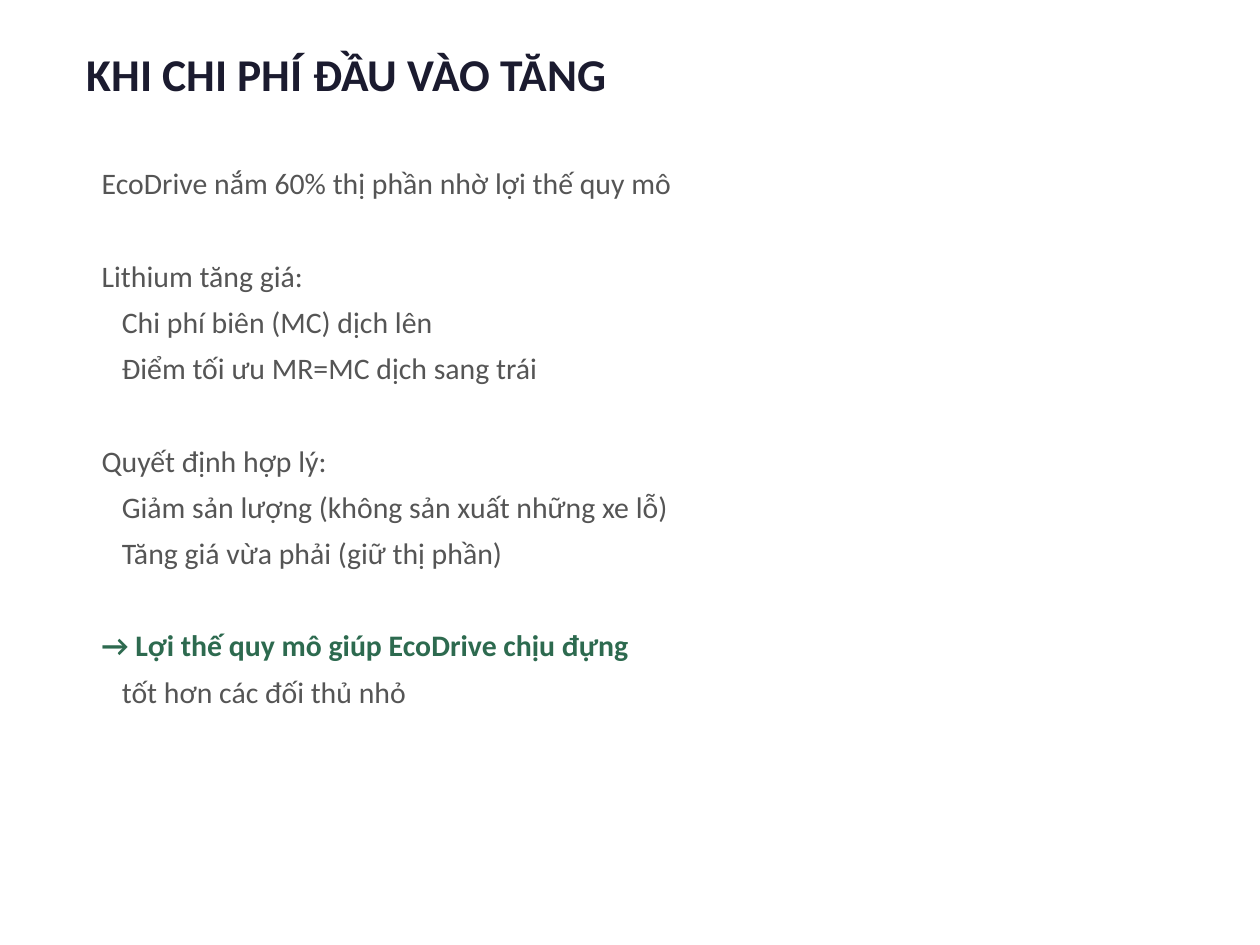
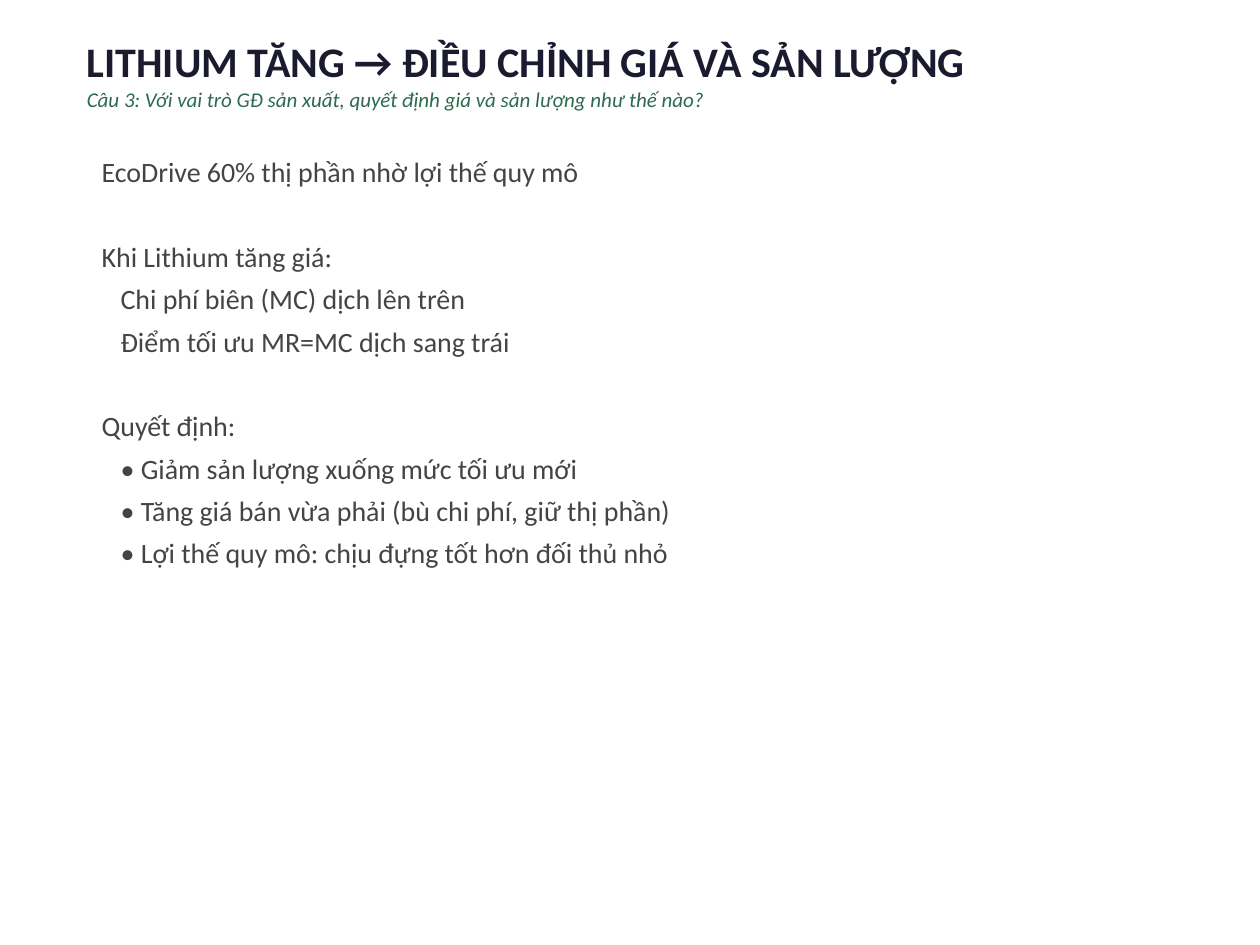
Before and after one commit to nhandanhhuynh/MBA-Knowledge-Vault, a slide deck: slide 11 of 01_Courses/01_Active/00_BSKT/00_Kinh Te Vi Mo/07_AI-Workspace/Outputs/Xe-dien-Alpha-Trinh-bay.pptx. Drawn at 1260x945 pixels with LibreOffice and Linux fonts; fonts in the diff are those of the drawing. Boxes give left, top, right and bottom in pixels: in the first picture for what was removed or moved away, otherwise in the second. Text is boxed around its words. In the diff, an @@ line names an element or a change of style, - is before the commit and + after.

```diff
--- a/01_Courses/01_Active/00_BSKT/00_Kinh Te Vi Mo/07_AI-Workspace/Outputs/Xe-dien-Alpha-Trinh-bay.pptx
+++ b/01_Courses/01_Active/00_BSKT/00_Kinh Te Vi Mo/07_AI-Workspace/Outputs/Xe-dien-Alpha-Trinh-bay.pptx
@@ text at [87,43,964,111]: text changed; size 26 to 12 pt; text colour #1B1B2F to #2D6A4F; bold off; italic on @@
-KHI CHI PHÍ ĐẦU VÀO TĂNG
+LITHIUM TĂNG → ĐIỀU CHỈNH GIÁ VÀ SẢN LƯỢNG
+Câu 3: Với vai trò GĐ sản xuất, quyết định giá và sản lượng như thế nào?
@@ text "EcoDrive 60% thị phần nhờ ...": place and size @@
-text "EcoDrive 60% thị phần nhờ ..." at [102,170,670,703]
+text "EcoDrive 60% thị phần nhờ ..." at [102,161,670,568]
@@ text at [102,161,578,314]: text changed; size 17 to 16 pt; text colour #555555 to #444444 @@
-EcoDrive nắm 60% thị phần nhờ lợi thế quy mô
-Lithium tăng giá:
-Chi phí biên (MC) dịch lên
+EcoDrive 60% thị phần nhờ lợi thế quy mô
+Khi Lithium tăng giá:
+Chi phí biên (MC) dịch lên trên
@@ text at [121,330,509,357]: size 17 to 16 pt, text colour #555555 to #444444 in "Điểm tối ưu MR=MC dịch sang trái"; less space between paragraphs @@
@@ text at [102,415,670,568]: text changed; size 17 to 16 pt; text colour #555555 to #444444 @@
-Quyết định hợp lý:
-Giảm sản lượng (không sản xuất những xe lỗ)
-Tăng giá vừa phải (giữ thị phần)
-→ Lợi thế quy mô giúp EcoDrive chịu đựng
-tốt hơn các đối thủ nhỏ
+Quyết định:
+• Giảm sản lượng xuống mức tối ưu mới
+• Tăng giá bán vừa phải (bù chi phí, giữ thị phần)
+• Lợi thế quy mô: chịu đựng tốt hơn đối thủ nhỏ
```
Also in this commit, not shown: 10 other slides changed, 7 slides added, 7 slides removed, 12 other files.
